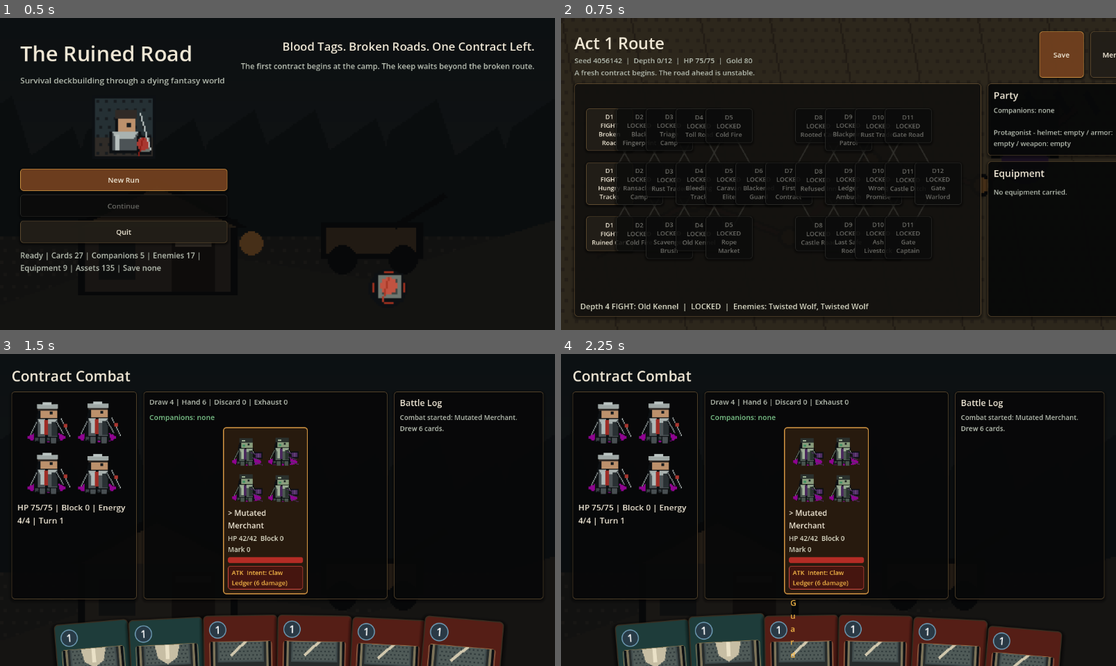
Above: before the commit, frames 1-4 (two rows, left to right).
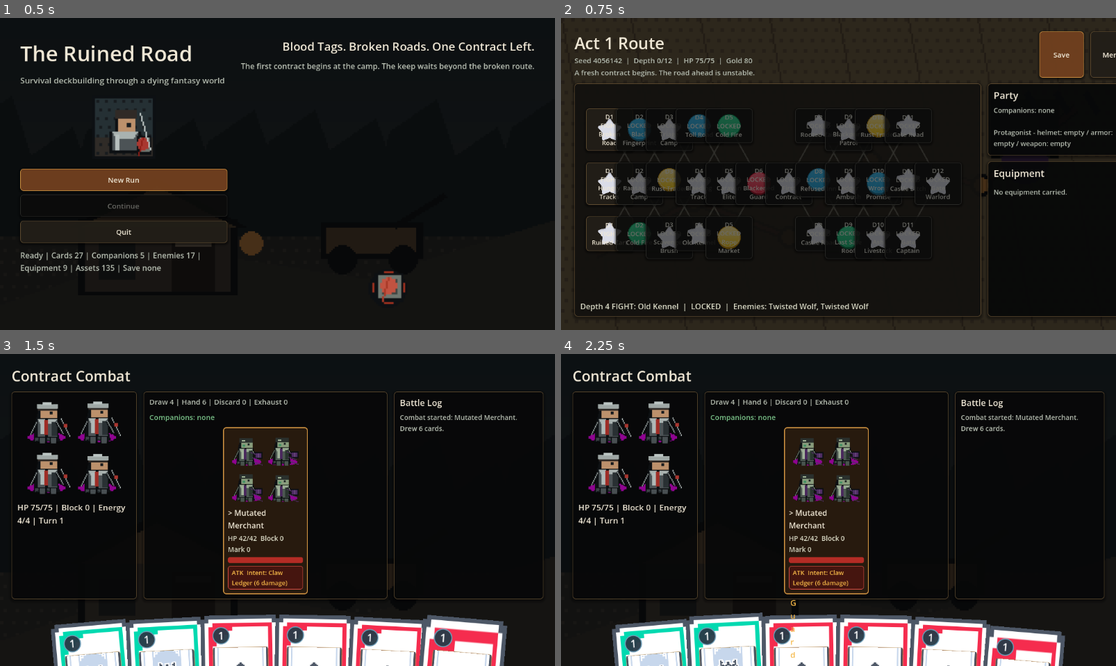
Above: after the commit, the same moments.

Repository: once0811-arch/game
Game: Godot game, scene res://scenes/main/main.tscn
The game is run twice, just before and just after one commit, with the same random seed, the same clock (stepped at 60 frames per second) and the same inputs.
Inputs (mouse positions are in pixels of both pictures, inside the frame that each line leads up to):
- Up to frame 1 (0.5 s): no input
- Up to frame 2 (0.75 s): click "New Run" at 0.5 s
- Up to frame 3 (1.5 s): click "D1 FIGHT Broken Road" at 1.25 s
- Up to frame 4 (2.25 s): tap Enter at 2 s; drag from (727, 662) to (894, 441) at 2.02 s

Frame 1 is identical in both runs. In frame 2, 4.8% of the frame differs, in the area x 6-71%, y 30-75%; in frame 3, 12%, in the area x 9-92%, y 83-100%; in frame 4, 12%.

Commit message:
Integrate Kenney card and UI assets

Diff:
--- a/SourceCode/data/assets/asset_manifest.json
+++ b/SourceCode/data/assets/asset_manifest.json
@@ -1,8 +1,8 @@
 {
-  "version": "0.2.0",
-  "style": "replaceable_asset_manifest",
-  "generated_by": "phase10_pipeline_copy",
-  "source_pipeline": "production-facing manifest; currently points at temp_pixel_voxel_v2 assets until final art replaces paths",
+  "version": "0.2.1",
+  "style": "temp_pixel_voxel_v2_kenney_cc0",
+  "generated_by": "tools/phase0_upgrade_pixel_assets.py",
+  "source_pipeline": "pixel/voxel-style redraw plus agent-sprite-forge magenta cleanup for sprite sheets; Kenney CC0 Playing Cards Pack and UI Pack replacements for card frames, card motifs, route nodes, and core UI icons",
   "assets": [
     {
       "id": "protagonist_mercenary_idle",
@@ -1763,5 +1763,15 @@
       "cols": 2,
       "anchor": "center"
     }
-  ]
+  ],
+  "external_sources": {
+    "kenney_playing_cards_pack": {
+      "license": "Creative Commons CC0",
+      "page": "https://kenney.nl/assets/playing-cards-pack"
+    },
+    "kenney_ui_pack": {
+      "license": "Creative Commons CC0",
+      "page": "https://kenney.nl/assets/ui-pack"
+    }
+  }
 }
--- a/SourceCode/data/assets/temp_asset_manifest.json
+++ b/SourceCode/data/assets/temp_asset_manifest.json
@@ -1,8 +1,8 @@
 {
-  "version": "0.1.1",
-  "style": "temp_pixel_voxel_v2",
+  "version": "0.2.1",
+  "style": "temp_pixel_voxel_v2_kenney_cc0",
   "generated_by": "tools/phase0_upgrade_pixel_assets.py",
-  "source_pipeline": "pixel/voxel-style redraw plus agent-sprite-forge magenta cleanup for sprite sheets",
+  "source_pipeline": "pixel/voxel-style redraw plus agent-sprite-forge magenta cleanup for sprite sheets; Kenney CC0 Playing Cards Pack and UI Pack replacements for card frames, card motifs, route nodes, and core UI icons",
   "assets": [
     {
       "id": "protagonist_mercenary_idle",
@@ -1763,5 +1763,15 @@
       "cols": 2,
       "anchor": "center"
     }
-  ]
+  ],
+  "external_sources": {
+    "kenney_playing_cards_pack": {
+      "license": "Creative Commons CC0",
+      "page": "https://kenney.nl/assets/playing-cards-pack"
+    },
+    "kenney_ui_pack": {
+      "license": "Creative Commons CC0",
+      "page": "https://kenney.nl/assets/ui-pack"
+    }
+  }
 }
--- a/SourceCode/scripts/combat/combat_screen.gd
+++ b/SourceCode/scripts/combat/combat_screen.gd
@@ -113,7 +113,7 @@
 	log_box.add_child(log_label)
 
 	hand_area = Control.new()
-	hand_area.custom_minimum_size = Vector2(0, 218)
+	hand_area.custom_minimum_size = Vector2(0, 252)
 	hand_area.size_flags_horizontal = Control.SIZE_EXPAND_FILL
 	layout.add_child(hand_area)
 
@@ -366,7 +366,7 @@
 	var count: int = cards.size()
 	if count == 0:
 		return
-	var card_width: float = 154.0
+	var card_width: float = 164.0
 	var available_width: float = maxf(hand_area.size.x, get_viewport_rect().size.x - 64.0)
 	var spread: float = minf(760.0, maxf(0.0, available_width - card_width - 48.0))
 	var step: float = 0.0 if count <= 1 else spread / float(count - 1)
@@ -382,7 +382,7 @@
 		if i == selected_card_index:
 			target_position.y -= 18.0
 		card.rotation = rotation
-		card.pivot_offset = Vector2(card_width * 0.5, 95.0)
+		card.pivot_offset = Vector2(card_width * 0.5, 112.0)
 		var tween := create_tween().set_trans(Tween.TRANS_CUBIC).set_ease(Tween.EASE_OUT)
 		tween.tween_property(card, "position", target_position, 0.16)
 
@@ -417,7 +417,7 @@
 	for child in hand_area.get_children():
 		if child.get("hand_index") != null and int(child.get("hand_index")) == hand_index:
 			var card := child as Control
-			return card.global_position + Vector2(77, 95)
+			return card.global_position + Vector2(82, 112)
 	return get_global_mouse_position()
 
 
--- a/SourceCode/scripts/companion/companion_card_select_screen.gd
+++ b/SourceCode/scripts/companion/companion_card_select_screen.gd
@@ -1,8 +1,8 @@
 extends Control
 
-const CardDataScript := preload("res://scripts/data/card_data.gd")
 const CompanionRewardGeneratorScript := preload("res://scripts/rewards/companion_reward_generator.gd")
 const UIStyleScript := preload("res://scripts/ui/ui_style.gd")
+const CombatCardViewScript := preload("res://scripts/ui/combat_card_view.gd")
 
 var generator = CompanionRewardGeneratorScript.new()
 var status_label: Label
@@ -34,7 +34,8 @@
 
 	option_box = HBoxContainer.new()
 	option_box.add_theme_constant_override("separation", 14)
-	var option_panel := UIStyleScript.panel(option_box, Vector2(0, 180))
+	option_box.alignment = BoxContainer.ALIGNMENT_CENTER
+	var option_panel := UIStyleScript.panel(option_box, Vector2(0, 260))
 	layout.add_child(option_panel)
 
 	var actions := HBoxContainer.new()
@@ -76,25 +77,23 @@
 	]
 	confirm_button.disabled = not CompanionManager.can_finalize()
 	for child in option_box.get_children():
-		if child is Button:
-			var card_id := String(child.get_meta("card_id", ""))
-			child.button_pressed = CompanionManager.selected_card_ids.has(card_id)
+		var card_id := String(child.get_meta("card_id", ""))
+		if not card_id.is_empty() and child.has_method("setup"):
+			var card := DataRegistry.get_card(card_id)
+			child.setup(card, {}, int(child.get("hand_index")), true, CompanionManager.selected_card_ids.has(card_id))
 
 
-func _make_card_button(card: Dictionary) -> Button:
-	var button := Button.new()
-	button.toggle_mode = true
-	button.custom_minimum_size = Vector2(230, 138)
-	button.set_meta("card_id", String(card.get("id", "")))
-	button.text = "%d  %s\n%s\n%s" % [
-		CardDataScript.card_cost(card),
-		CardDataScript.card_name(card),
-		CardDataScript.card_type(card),
-		CardDataScript.card_rules_text(card),
-	]
-	UIStyleScript.style_card_button(button, "primary")
-	button.pressed.connect(_on_card_pressed.bind(String(card.get("id", ""))))
-	return button
+func _make_card_button(card: Dictionary) -> Control:
+	var view := CombatCardViewScript.new()
+	var card_id := String(card.get("id", ""))
+	view.set_meta("card_id", card_id)
+	view.setup(card, {}, option_box.get_child_count(), true, CompanionManager.selected_card_ids.has(card_id))
+	view.card_pressed.connect(_on_card_view_pressed.bind(card_id))
+	return view
+
+
+func _on_card_view_pressed(_hand_index: int, card_id: String) -> void:
+	_on_card_pressed(card_id)
 
 
 func _on_card_pressed(card_id: String) -> void:
--- a/SourceCode/scripts/ui/combat_card_view.gd
+++ b/SourceCode/scripts/ui/combat_card_view.gd
@@ -7,7 +7,7 @@
 signal card_pressed(hand_index: int)
 signal card_drag_started(hand_index: int, card_name: String)
 
-const CARD_SIZE := Vector2(154, 190)
+const CARD_SIZE := Vector2(164, 224)
 
 var hand_index := -1
 var card_name := ""
@@ -60,14 +60,16 @@
 func _rebuild(card: Dictionary, instance: Dictionary) -> void:
 	UIStyleScript.clear(self)
 	var card_type := CardDataScript.card_type(card)
-	add_theme_stylebox_override("panel", _frame_style(card_type))
+	var uses_texture_frame := not DataRegistry.get_temp_asset_path(_frame_asset_id(card)).is_empty()
+	var body_color := _card_text_color(uses_texture_frame)
+	add_theme_stylebox_override("panel", _frame_style(card))
 
 	var margin := MarginContainer.new()
 	margin.mouse_filter = Control.MOUSE_FILTER_IGNORE
-	margin.add_theme_constant_override("margin_left", 10)
-	margin.add_theme_constant_override("margin_top", 10)
-	margin.add_theme_constant_override("margin_right", 10)
-	margin.add_theme_constant_override("margin_bottom", 10)
+	margin.add_theme_constant_override("margin_left", 12)
+	margin.add_theme_constant_override("margin_top", 12)
+	margin.add_theme_constant_override("margin_right", 12)
+	margin.add_theme_constant_override("margin_bottom", 12)
 	add_child(margin)
 
 	var layout := VBoxContainer.new()
@@ -91,7 +93,7 @@
 	cost_wrap.add_child(cost)
 	top.add_child(cost_wrap)
 
-	var name_label := UIStyleScript.label("%s%s" % [card_name, "+" if bool(instance.get("upgraded", false)) else ""], 15)
+	var name_label := UIStyleScript.label("%s%s" % [card_name, "+" if bool(instance.get("upgraded", false)) else ""], 14, body_color)
 	name_label.mouse_filter = Control.MOUSE_FILTER_IGNORE
 	name_label.size_flags_horizontal = Control.SIZE_EXPAND_FILL
 	name_label.clip_text = true
@@ -99,7 +101,7 @@
 
 	var art := PanelContainer.new()
 	art.mouse_filter = Control.MOUSE_FILTER_IGNORE
-	art.custom_minimum_size = Vector2(0, 56)
+	art.custom_minimum_size = Vector2(0, 78)
 	art.add_theme_stylebox_override("panel", _art_style(card_type))
 	layout.add_child(art)
 
@@ -114,19 +116,19 @@
 		var art_texture := TextureRect.new()
 		art_texture.mouse_filter = Control.MOUSE_FILTER_IGNORE
 		art_texture.texture = load(art_path)
-		art_texture.custom_minimum_size = Vector2(0, 56)
+		art_texture.custom_minimum_size = Vector2(0, 78)
 		art_texture.size_flags_horizontal = Control.SIZE_EXPAND_FILL
 		art_texture.size_flags_vertical = Control.SIZE_EXPAND_FILL
 		art_texture.expand_mode = TextureRect.EXPAND_IGNORE_SIZE
 		art_texture.stretch_mode = TextureRect.STRETCH_KEEP_ASPECT_COVERED
 		art.add_child(art_texture)
 
-	var type_label := UIStyleScript.label(card_type.to_upper(), 12, UIStyleScript.GOLD)
+	var type_label := UIStyleScript.label(card_type.to_upper(), 12, Color(0.42, 0.25, 0.08, 1.0) if uses_texture_frame else UIStyleScript.GOLD)
 	type_label.mouse_filter = Control.MOUSE_FILTER_IGNORE
 	type_label.horizontal_alignment = HORIZONTAL_ALIGNMENT_CENTER
 	layout.add_child(type_label)
 
-	var text := UIStyleScript.label(CardDataScript.card_rules_text(card), 13, UIStyleScript.stat_text() if playable else UIStyleScript.MUTED)
+	var text := UIStyleScript.label(CardDataScript.card_rules_text(card), 13, body_color)
 	text.mouse_filter = Control.MOUSE_FILTER_IGNORE
 	text.size_flags_vertical = Control.SIZE_EXPAND_FILL
 	text.vertical_alignment = VERTICAL_ALIGNMENT_TOP
@@ -153,7 +155,27 @@
 	tween.parallel().tween_property(self, "position:y", position.y + 14.0, 0.12)
 
 
-func _frame_style(card_type: String) -> StyleBoxFlat:
+func _frame_style(card: Dictionary) -> StyleBox:
+	var card_type := CardDataScript.card_type(card)
+	var frame_path := DataRegistry.get_temp_asset_path(_frame_asset_id(card))
+	if not frame_path.is_empty():
+		var texture_style := StyleBoxTexture.new()
+		texture_style.texture = load(frame_path)
+		texture_style.texture_margin_left = 12
+		texture_style.texture_margin_top = 12
+		texture_style.texture_margin_right = 12
+		texture_style.texture_margin_bottom = 12
+		texture_style.content_margin_left = 12
+		texture_style.content_margin_top = 12
+		texture_style.content_margin_right = 12
+		texture_style.content_margin_bottom = 12
+		if not playable:
+			texture_style.modulate_color = Color(0.48, 0.48, 0.48, 0.86)
+		elif selected:
+			texture_style.modulate_color = Color(1.0, 0.94, 0.72, 1.0)
+		else:
+			texture_style.modulate_color = Color(1, 1, 1, 1)
+		return texture_style
 	var style := StyleBoxFlat.new()
 	style.bg_color = _type_color(card_type)
 	style.border_color = UIStyleScript.BORDER_BRIGHT if selected else Color(0.22, 0.18, 0.13, 1.0)
@@ -174,6 +196,26 @@
 	return style
 
 
+func _frame_asset_id(card: Dictionary) -> String:
+	var owner := String(card.get("owner", ""))
+	var owner_key := "companion" if not owner.is_empty() else "protagonist"
+	match CardDataScript.card_type(card).to_lower():
+		"attack":
+			return "card_frame_%s_attack_common" % owner_key
+		"skill":
+			return "card_frame_%s_skill_common" % owner_key
+		"power":
+			return "card_frame_%s_power_common" % owner_key
+		_:
+			return "card_frame_%s_skill_common" % owner_key
+
+
+func _card_text_color(uses_texture_frame: bool) -> Color:
+	if not uses_texture_frame:
+		return UIStyleScript.stat_text() if playable else UIStyleScript.MUTED
+	return Color(0.12, 0.11, 0.09, 1.0) if playable else Color(0.38, 0.36, 0.32, 1.0)
+
+
 func _cost_style(can_play: bool) -> StyleBoxFlat:
 	var style := StyleBoxFlat.new()
 	style.bg_color = Color(0.16, 0.23, 0.28, 0.96) if can_play else Color(0.09, 0.09, 0.09, 0.94)
--- a/SourceCode/scripts/ui/map_screen.gd
+++ b/SourceCode/scripts/ui/map_screen.gd
@@ -152,6 +152,10 @@
 	var node_type := String(node.get("type", "?"))
 	button.custom_minimum_size = Vector2(98, 72)
 	button.text = "%s\n%s\n%s" % [prefix, _node_type_label(node_type), String(node.get("label", ""))]
+	var icon_path := DataRegistry.get_temp_asset_path(_node_icon_asset_id(node_type))
+	if not icon_path.is_empty():
+		button.icon = load(icon_path)
+		button.icon_alignment = HORIZONTAL_ALIGNMENT_CENTER
 	button.disabled = state != "available"
 	if state == "completed":
 		button.text = "%s\nCLEARED\n%s" % [prefix, String(node.get("label", ""))]
@@ -274,6 +278,30 @@
 			return "ALLY"
 		_:
 			return node_type.to_upper()
+
+
+func _node_icon_asset_id(node_type: String) -> String:
+	match node_type:
+		"combat":
+			return "node_combat"
+		"elite":
+			return "node_elite"
+		"midboss":
+			return "node_mid_boss"
+		"boss":
+			return "node_boss"
+		"inn":
+			return "node_inn"
+		"shop":
+			return "node_shop"
+		"event":
+			return "node_event"
+		"upgrade":
+			return "node_upgrade"
+		"companion_contract":
+			return "node_companion_contract"
+		_:
+			return "node_event"
 
 
 func _describe_node(node: Dictionary) -> String:
Binary file changed: SourceCode/assets/temp_pixel/cards/card_frame_companion_attack_common.png
Not shown, changed: SourceCode/assets/temp_pixel/cards/card_frame_companion_attack_common.png.prompt.txt
Binary file changed: SourceCode/assets/temp_pixel/cards/card_frame_companion_power_common.png
Not shown, changed: SourceCode/assets/temp_pixel/cards/card_frame_companion_power_common.png.prompt.txt
Binary file changed: SourceCode/assets/temp_pixel/cards/card_frame_companion_skill_common.png
Not shown, changed: SourceCode/assets/temp_pixel/cards/card_frame_companion_skill_common.png.prompt.txt
Binary file changed: SourceCode/assets/temp_pixel/cards/card_frame_protagonist_attack_common.png
Not shown, changed: SourceCode/assets/temp_pixel/cards/card_frame_protagonist_attack_common.png.prompt.txt
Binary file changed: SourceCode/assets/temp_pixel/cards/card_frame_protagonist_power_common.png
Not shown, changed: SourceCode/assets/temp_pixel/cards/card_frame_protagonist_power_common.png.prompt.txt
Binary file changed: SourceCode/assets/temp_pixel/cards/card_frame_protagonist_skill_common.png
Not shown, changed: SourceCode/assets/temp_pixel/cards/card_frame_protagonist_skill_common.png.prompt.txt
(and 65 more such lines)
